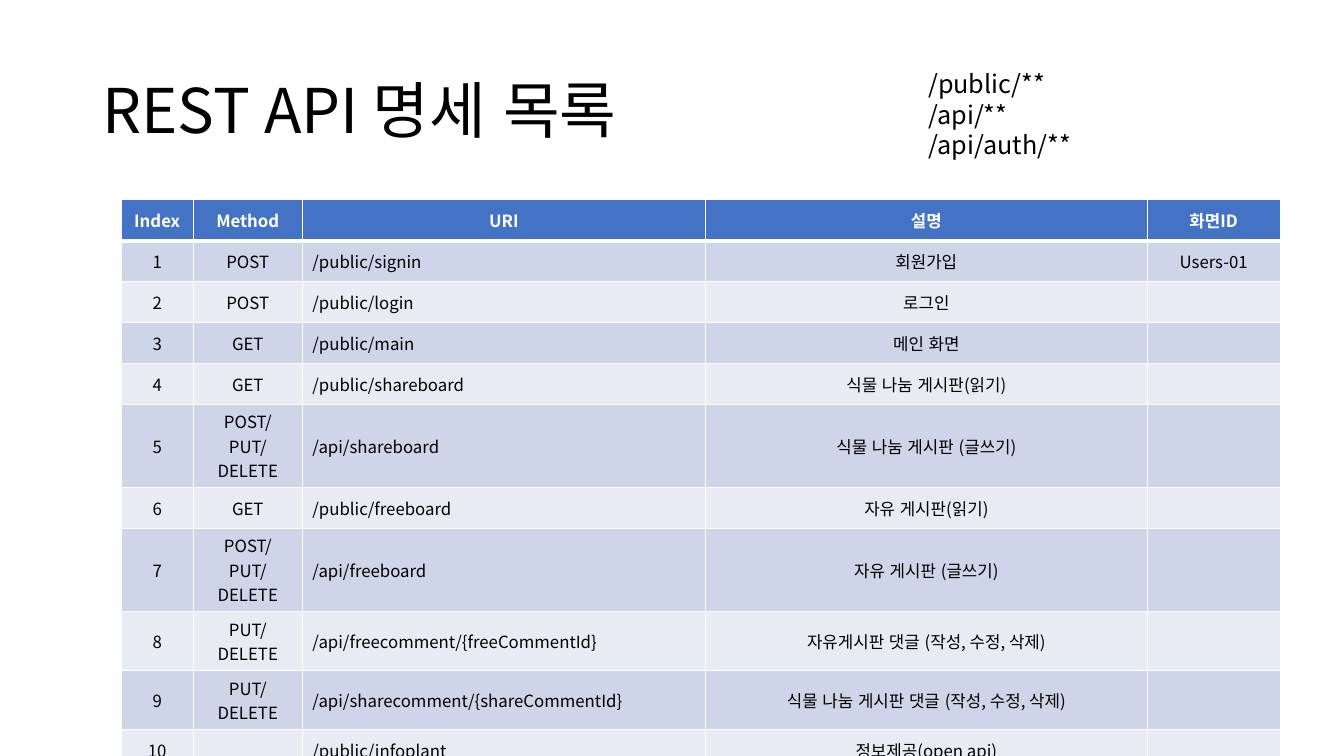
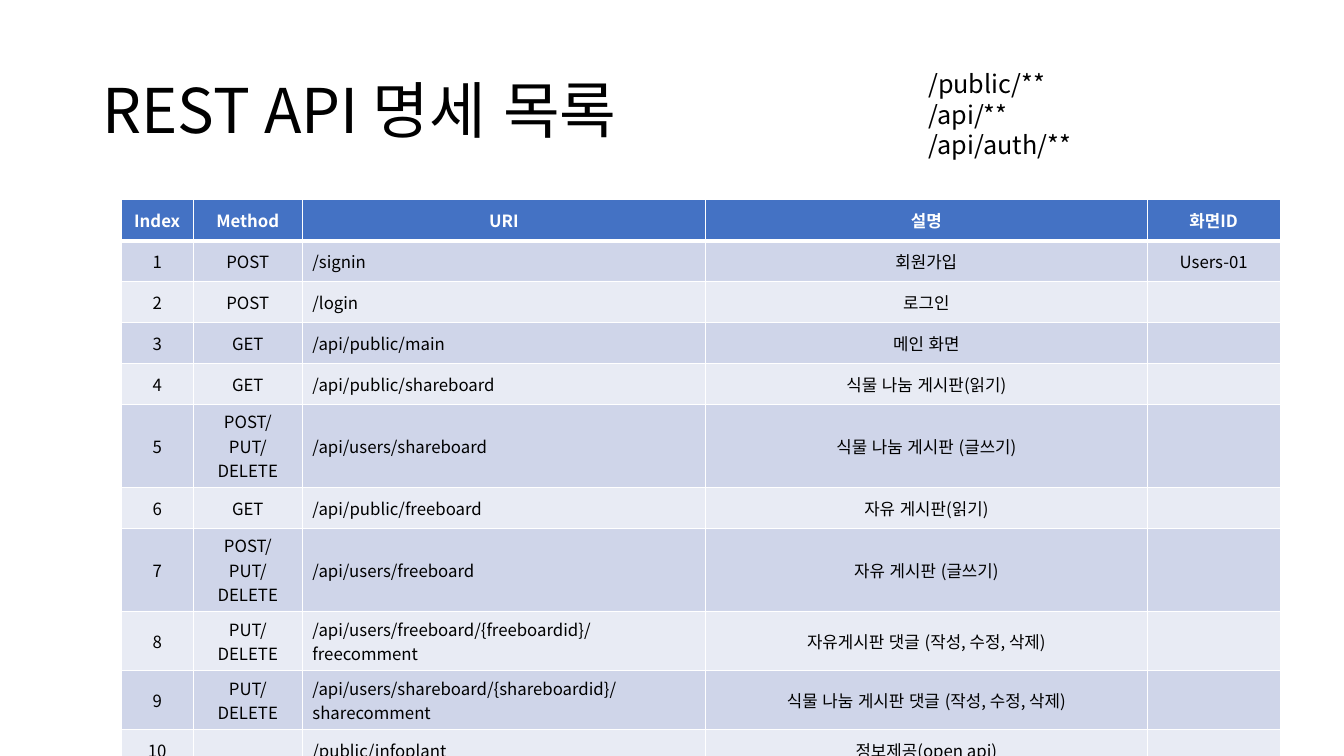
Before and after one commit to waterkyeong/miniproject-back, a slide deck: slide 16 of 빅데이터프로젝트계획서_3팀_식물육성.pptx. Drawn at 1344x756 pixels with LibreOffice and Linux fonts; fonts in the diff are those of the drawing. Boxes give left, top, right and bottom in pixels: in the first picture for what was removed or moved away, otherwise in the second. Text is boxed around its words. In the diff, an @@ line names an element or a change of style, - is before the commit and + after.

Commit message:
complete login&signin

```diff
--- a/빅데이터프로젝트계획서_3팀_식물육성.pptx
+++ b/빅데이터프로젝트계획서_3팀_식물육성.pptx
@@ table at (121, 200, 1280, 724) @@
-row 2, column 3: /public/signin
+row 2, column 3: /signin
-row 3, column 3: /public/login
+row 3, column 3: /login
-row 4, column 3: /public/main
+row 4, column 3: /api/public/main
-row 5, column 3: /public/shareboard
+row 5, column 3: /api/public/shareboard
-row 6, column 3: /api/shareboard
+row 6, column 3: /api/users/shareboard
-row 7, column 3: /public/freeboard
+row 7, column 3: /api/public/freeboard
-row 8, column 3: /api/freeboard
+row 8, column 3: /api/users/freeboard
-row 9, column 3: /api/freecomment/{freeCommentId}
+row 9, column 3: /api/users/freeboard/{freeboardid}/freecomment
-row 10, column 3: /api/sharecomment/{shareCommentId}
+row 10, column 3: /api/users/shareboard/{shareboardid}/sharecomment
```
Also in this commit, not shown: 12 other files.
